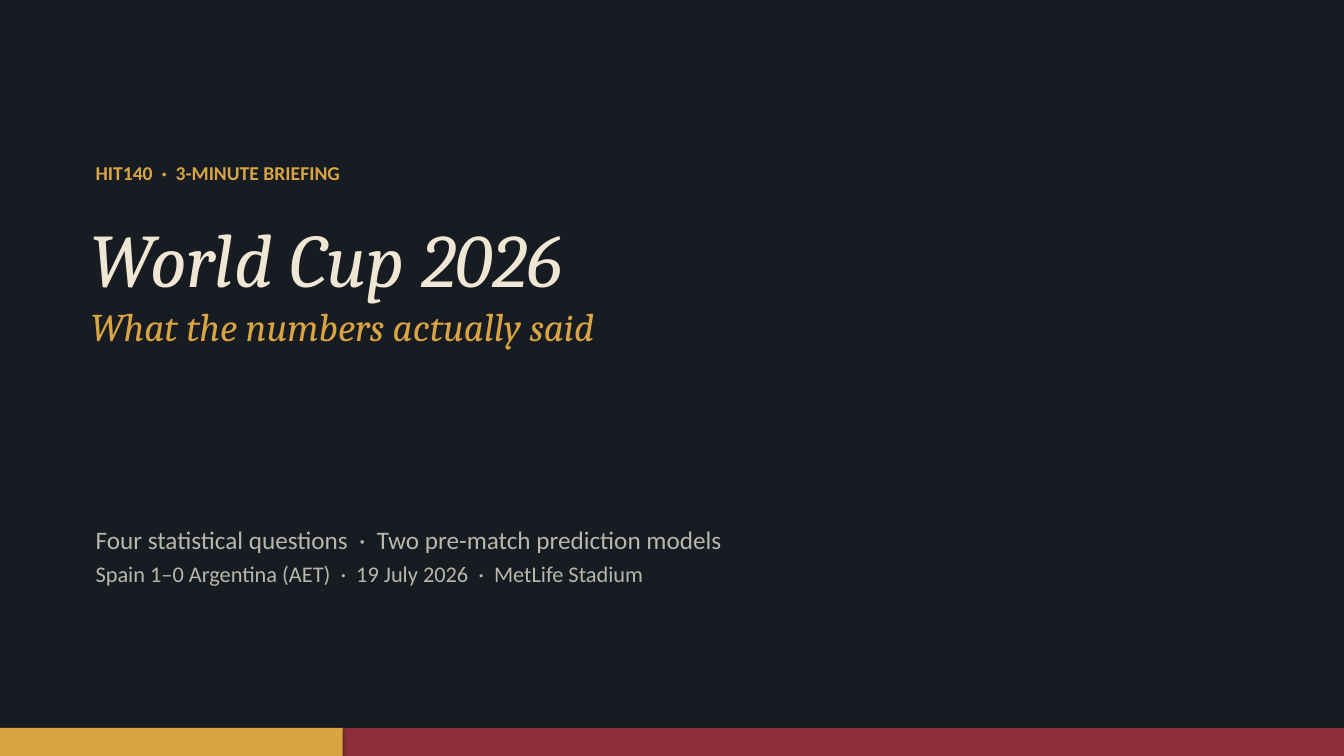
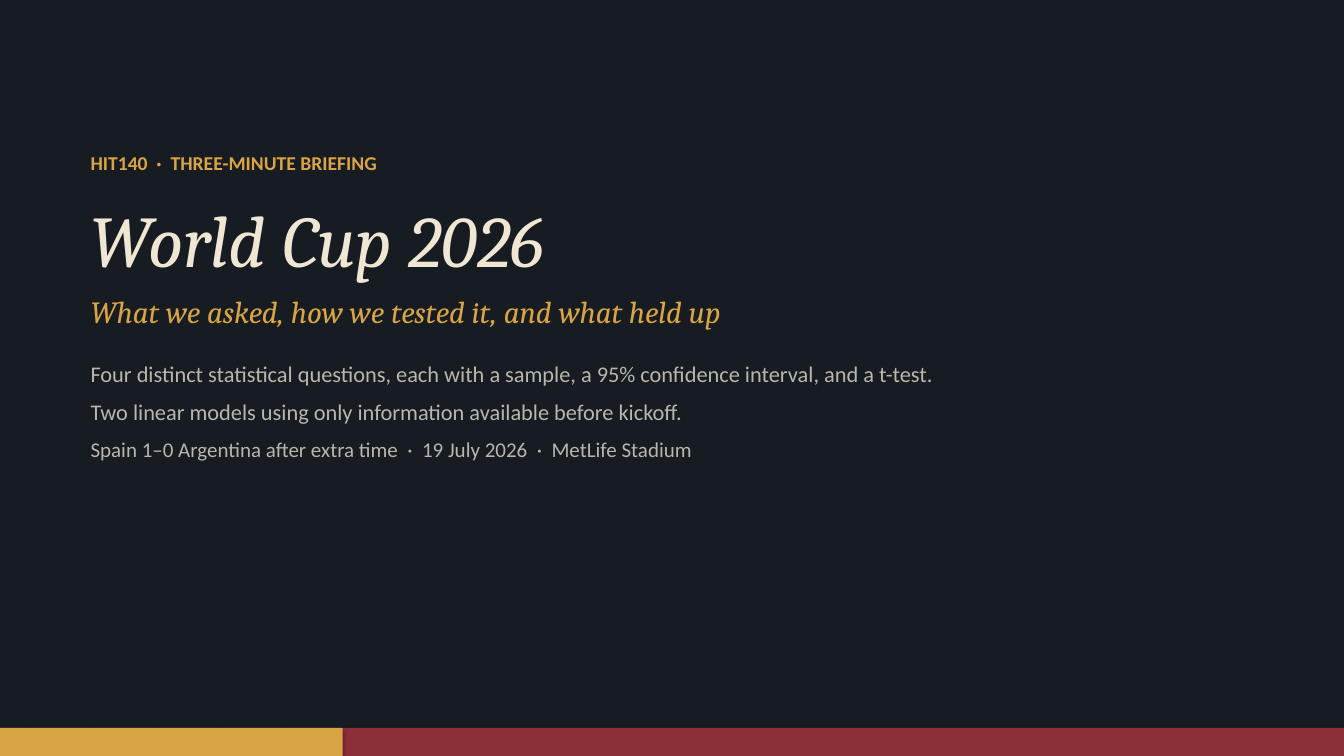
Before and after one commit to BhuprajTmg/data-project, a slide deck: slide 1 of WC2026_3min.pptx. Drawn at 1344x756 pixels with LibreOffice and Linux fonts; fonts in the diff are those of the drawing. Boxes give left, top, right and bottom in pixels: in the first picture for what was removed or moved away, otherwise in the second. Text is boxed around its words. In the diff, an @@ line names an element or a change of style, - is before the commit and + after.

```diff
--- a/WC2026_3min.pptx
+++ b/WC2026_3min.pptx
@@ text at [91,157,933,461]: text changed; size 14 to 16 pt; text colour #D9A544 to #B9B6AC; bold off @@
-HIT140 · 3-MINUTE BRIEFING
+HIT140 · THREE-MINUTE BRIEFING
+World Cup 2026
+What we asked, how we tested it, and what held up
+Four distinct statistical questions, each with a sample, a 95% confidence interval, and a t-test.
+Two linear models using only information available before kickoff.
+Spain 1–0 Argentina after extra time · 19 July 2026 · MetLife Stadium
@@ text removed at [91,234,595,350] @@
-World Cup 2026
-What the numbers actually said
@@ text removed at [96,531,721,586] @@
-Four statistical questions · Two pre-match prediction models
-Spain 1–0 Argentina (AET) · 19 July 2026 · MetLife Stadium
```
Also in this commit, not shown: 2 other slides changed, 5 slides added, 3 slides removed, 2 other files.
